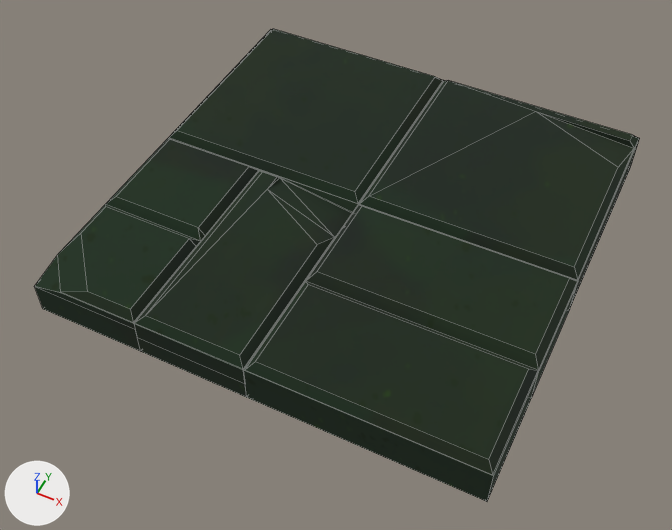
The FBX model Assets/Art/fbx/generator/gen_floor_5.fbx as it was, and as the next commit left it.
The view is the same before and after, from a camera (50 mm lens) standing at (4.92, -10.72, 12.44) and looking at (-0.07, -0.73, -0.05). Every picture has the same lights, and +X, +Y and +Z are marked at lower left. Mesh edges are drawn as thin lines. Vertices at the same position are counted once.

In view in the first picture: 'gen_floor_5'.
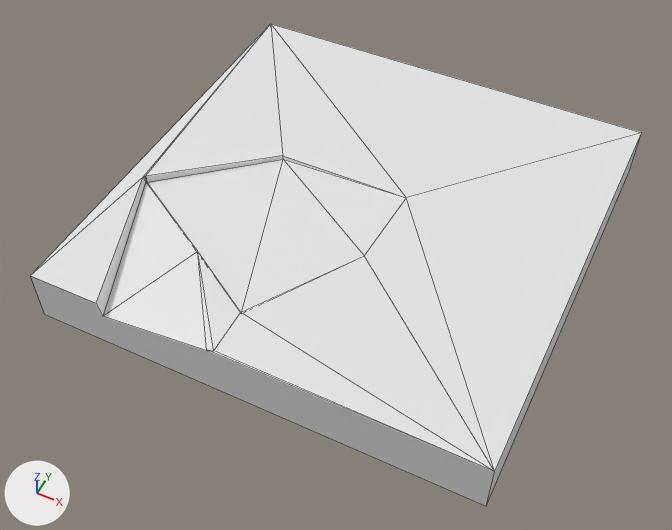
Commit message: new floors

Where the change shows, as pixel boxes [x1, y1, x2, y2] in the pictures (672 x 530 px):
'gen_floor_5', reshaped
    before: [34, 29, 640, 502]
    after: [30, 24, 641, 506]
part 1 of me_cube_018, rebuilt (29% wider, 74% taller)
    before: [168, 29, 640, 305]
    after: [30, 24, 641, 506]
part 2 of me_cube_018, deleted
    before: [34, 138, 352, 397]
part 3 of me_cube_018, deleted
    before: [244, 205, 578, 502]

Patch to the scene script:
```diff
--- a/Assets/Art/fbx/generator/gen_floor_5.fbx.py
+++ b/Assets/Art/fbx/generator/gen_floor_5.fbx.py
@@ me_cube_018 @@
 # used by ob_gen_floor_5; location = (0.0, 0.0, 0.0)
-me_cube_018.from_pydata(...)  # 140 vertices, 135 faces; spans x -4.0..4.0, y -4.0..4.0, z 0.0..1.0
-me_cube_018.materials.append(mat_gen_tex_1c)  # picture img_gen_tex_1c_png
+me_cube_018.from_pydata(...)  # 26 vertices, 32 faces; spans x -4.0..4.0, y -4.0..4.0, z 0.0..1.0
+# me_cube_018 part 1: the loose piece of 40 vertices spanning x -4.0..4.0, y 0.0..4.0, z 0.0..1.0 is rebuilt with 26 vertices and now spans x -4.0..4.0, y -4.0..4.0, z 0.0..1.0
+# me_cube_018 part 2: the loose piece of 68 vertices spanning x -4.0..0.0, y -4.0..0.0, z 0.0..1.0 is deleted
+# me_cube_018 part 3: the loose piece of 32 vertices spanning x 0.0..4.0, y -4.0..0.0, z 0.0..1.0 is deleted
```
